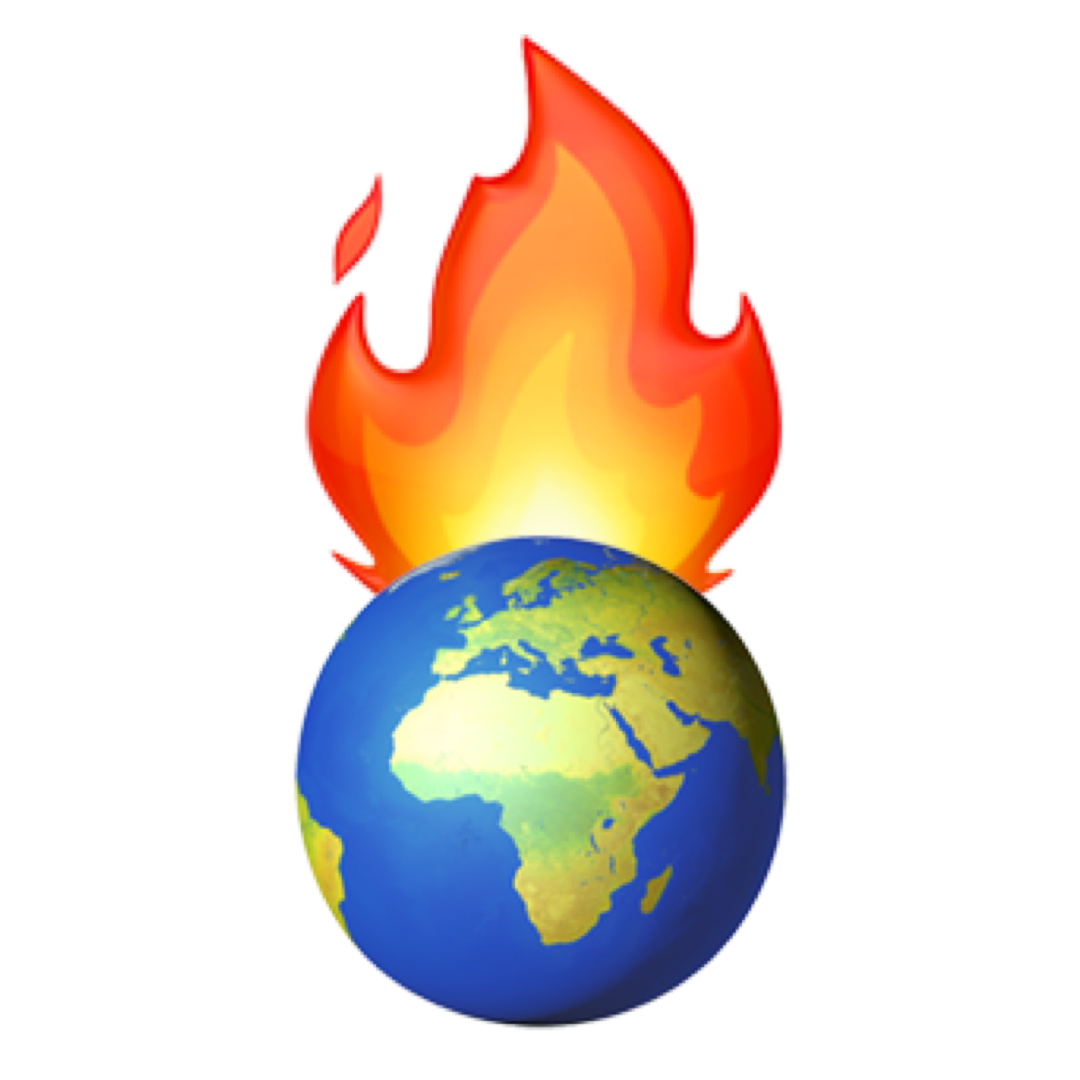
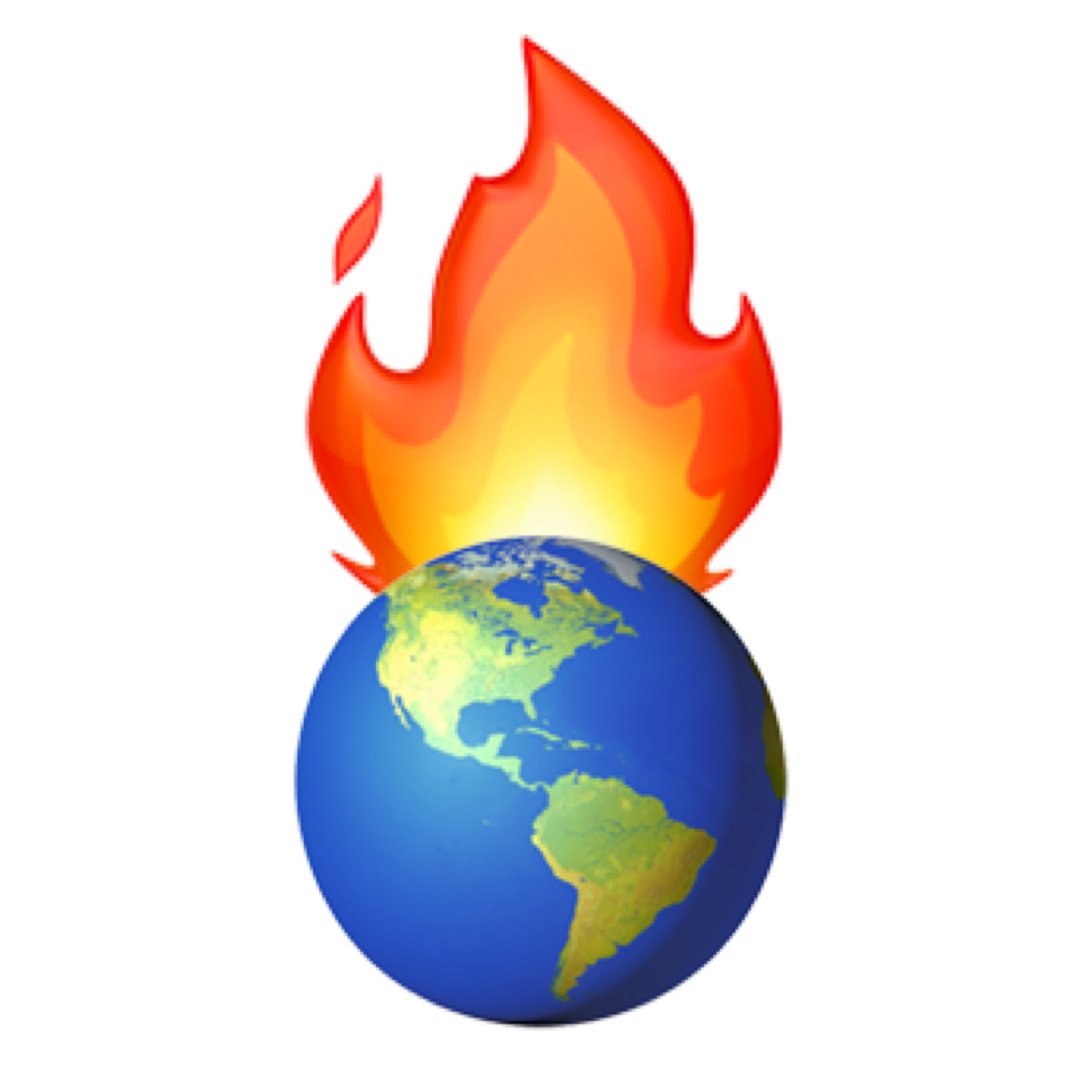
Revision of a layered 1080×1080 image; what changed, layer by layer:
added layer "🌎" above "🌍" over box(293, 534, 790, 1032)
hid "🌍", painted on it over box(293, 534, 790, 1032)
